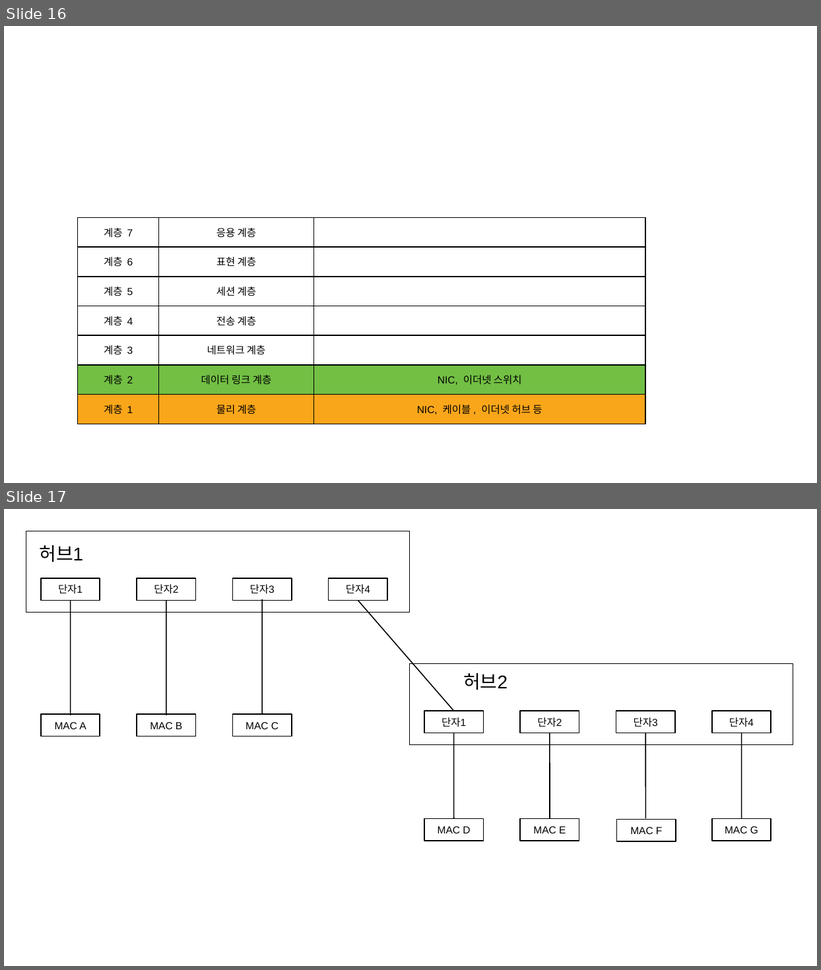
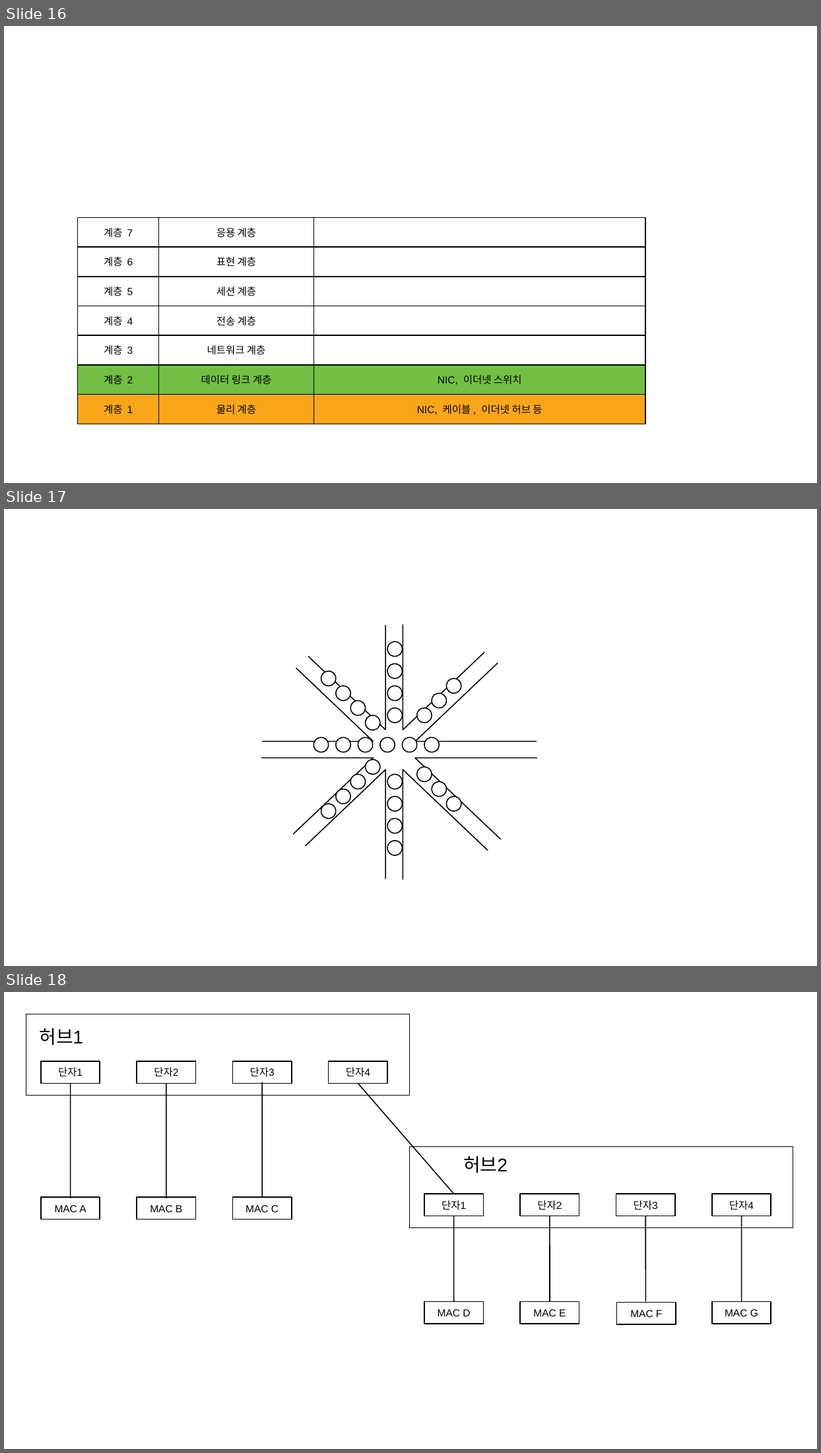
Before and after one commit to booiljung/__booiljung.github.io, a slide deck: technical_articles/networks/communication_basics.odp. Shown one above the other, each under a label of ours: slides 16 and 17 before the commit, slides 16, 17 and 18 after it. The pictures are 821x970 and 821x1453 pixels, drawn with LibreOffice and Linux fonts; fonts in the diff are those of the drawing. Boxes give left, top, right and bottom in pixels: in the first picture for what was removed or moved away, otherwise in the second. Text is boxed around its words. In the diff, an @@ line names an element or a change of style, - is before the commit and + after.

```diff
--- a/technical_articles/networks/communication_basics.odp
+++ b/technical_articles/networks/communication_basics.odp
@@ slide 17 added at <box>4,509,817,966</box>, background #FFFFFF @@
@@ donut added at <box>234,597,565,908</box>, fill #FFFFFF, outline #FFFFFF 0 pt @@
@@ freeform shape added at <box>244,607,544,893</box>, outline #000000 0.99 pt @@
@@ ellipse added at <box>387,642,403,657</box>, fill #FFFFFF, outline #000000 0.99 pt @@
@@ ellipse added at <box>387,664,403,679</box>, fill #FFFFFF, outline #000000 0.99 pt @@
@@ ellipse added at <box>321,671,336,686</box>, fill #FFFFFF, outline #000000 0.99 pt @@
@@ ellipse added at <box>336,686,350,701</box>, fill #FFFFFF, outline #000000 0.99 pt @@
@@ ellipse added at <box>387,686,403,701</box>, fill #FFFFFF, outline #000000 0.99 pt @@
@@ ellipse added at <box>447,679,461,693</box>, fill #FFFFFF, outline #000000 0.99 pt @@
@@ ellipse added at <box>350,701,366,716</box>, fill #FFFFFF, outline #000000 0.99 pt @@
@@ ellipse added at <box>432,693,447,708</box>, fill #FFFFFF, outline #000000 0.99 pt @@
@@ ellipse added at <box>366,716,380,730</box>, fill #FFFFFF, outline #000000 0.99 pt @@
@@ ellipse added at <box>387,708,403,723</box>, fill #FFFFFF, outline #000000 0.99 pt @@
@@ ellipse added at <box>417,708,432,723</box>, fill #FFFFFF, outline #000000 0.99 pt @@
@@ ellipse added at <box>314,738,329,753</box>, fill #FFFFFF, outline #000000 0.99 pt @@
@@ ellipse added at <box>336,738,350,753</box>, fill #FFFFFF, outline #000000 0.99 pt @@
@@ ellipse added at <box>358,738,373,753</box>, fill #FFFFFF, outline #000000 0.99 pt @@
@@ ellipse added at <box>380,738,395,753</box>, fill #FFFFFF, outline #000000 0.99 pt @@
@@ ellipse added at <box>403,738,417,753</box>, fill #FFFFFF, outline #000000 0.99 pt @@
@@ ellipse added at <box>424,738,440,753</box>, fill #FFFFFF, outline #000000 0.99 pt @@
@@ ellipse added at <box>366,760,380,774</box>, fill #FFFFFF, outline #000000 0.99 pt @@
@@ ellipse added at <box>350,774,366,789</box>, fill #FFFFFF, outline #000000 0.99 pt @@
@@ ellipse added at <box>387,774,403,789</box>, fill #FFFFFF, outline #000000 0.99 pt @@
@@ ellipse added at <box>417,767,432,782</box>, fill #FFFFFF, outline #000000 0.99 pt @@
@@ ellipse added at <box>432,782,447,797</box>, fill #FFFFFF, outline #000000 0.99 pt @@
@@ ellipse added at <box>321,804,336,819</box>, fill #FFFFFF, outline #000000 0.99 pt @@
@@ ellipse added at <box>336,789,350,804</box>, fill #FFFFFF, outline #000000 0.99 pt @@
@@ ellipse added at <box>387,797,403,811</box>, fill #FFFFFF, outline #000000 0.99 pt @@
@@ ellipse added at <box>447,797,461,811</box>, fill #FFFFFF, outline #000000 0.99 pt @@
@@ ellipse added at <box>387,819,403,834</box>, fill #FFFFFF, outline #000000 0.99 pt @@
@@ ellipse added at <box>387,841,403,855</box>, fill #FFFFFF, outline #000000 0.99 pt @@
@@ what was slide 17 is now slide 18 @@
```
Also in this commit, not shown: 1 slide changed, 3 other files.
